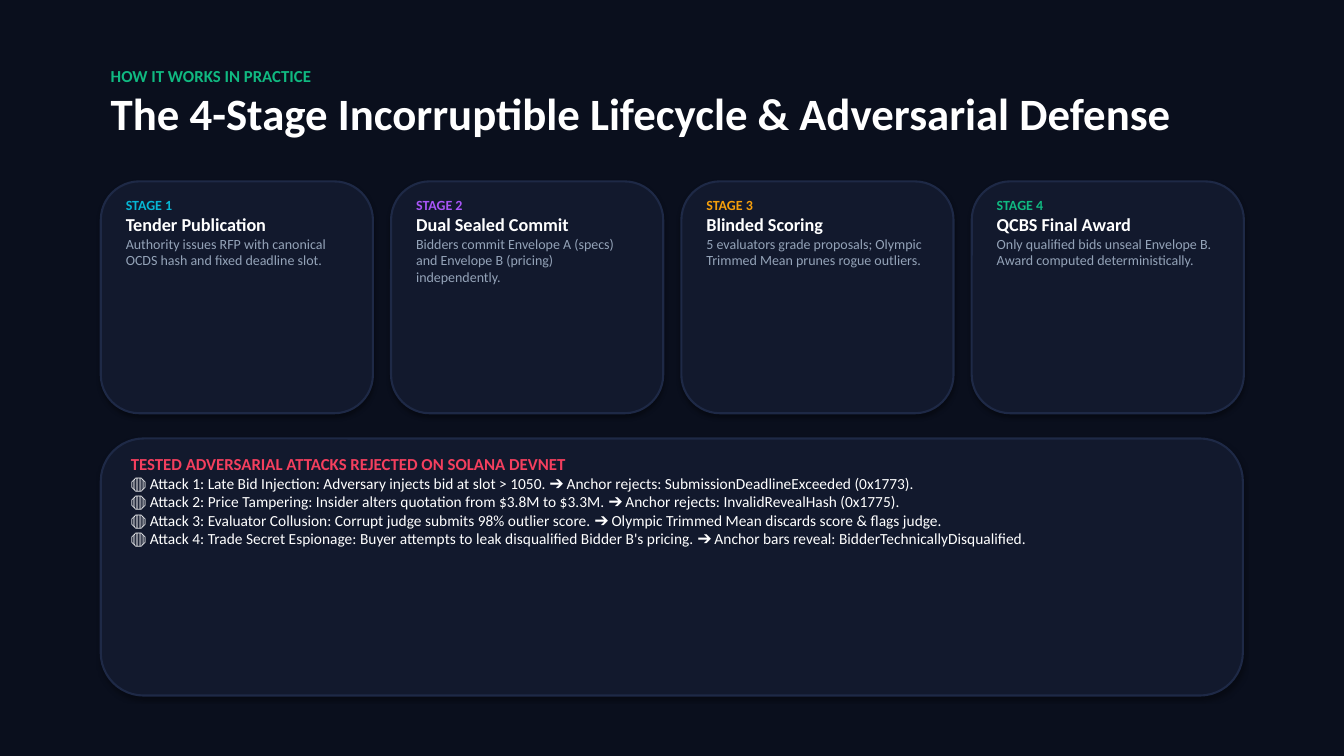
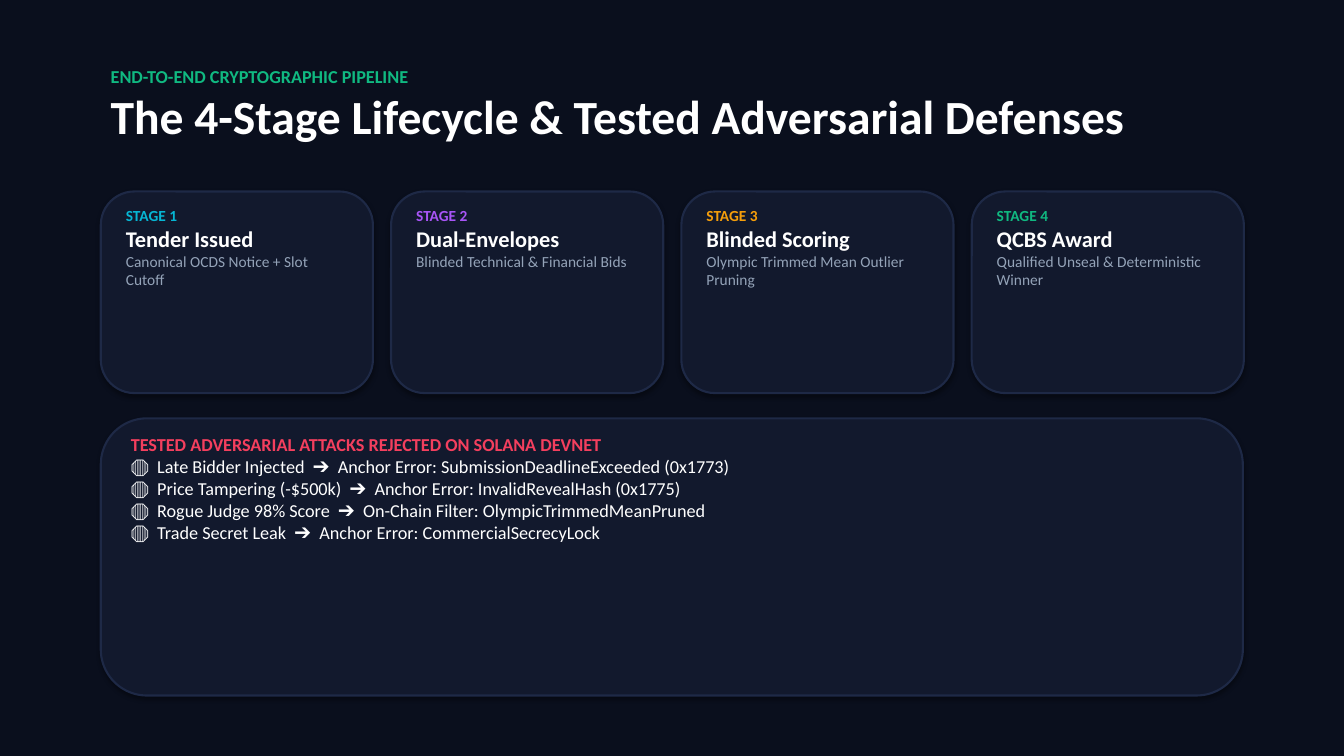
Before and after one commit to Ujjwal1396/BidTrace, a slide deck: slide 4 of BidTrace_Pitch_Deck_2Min.pptx. Drawn at 1344x756 pixels with LibreOffice and Linux fonts; fonts in the diff are those of the drawing. Boxes give left, top, right and bottom in pixels: in the first picture for what was removed or moved away, otherwise in the second. Text is boxed around its words. In the diff, an @@ line names an element or a change of style, - is before the commit and + after.

Commit message:
refactor(presentation): simplify slide deck with text-light high-impact visuals and bullet points

```diff
--- a/BidTrace_Pitch_Deck_2Min.pptx
+++ b/BidTrace_Pitch_Deck_2Min.pptx
@@ text at (x1=111, y1=71, x2=1124, y2=142): text changed; size 32 to 34 pt @@
-HOW IT WORKS IN PRACTICE
-The 4-Stage Incorruptible Lifecycle & Adversarial Defense
+END-TO-END CRYPTOGRAPHIC PIPELINE
+The 4-Stage Lifecycle & Tested Adversarial Defenses
@@ rounded rectangle resized from (x1=101, y1=181, x2=373, y2=413) to (x1=101, y1=192, x2=373, y2=393) @@
@@ text "STAGE 1" moved from (x1=126, y1=201, x2=325, y2=265) to (x1=126, y1=211, x2=308, y2=285) @@
@@ rounded rectangle resized from (x1=391, y1=181, x2=663, y2=413) to (x1=391, y1=192, x2=663, y2=393) @@
@@ text "STAGE 2" moved from (x1=416, y1=201, x2=614, y2=284) to (x1=416, y1=211, x2=627, y2=267) @@
@@ rounded rectangle resized from (x1=682, y1=181, x2=954, y2=413) to (x1=682, y1=192, x2=954, y2=393) @@
@@ text "STAGE 3" moved from (x1=706, y1=201, x2=921, y2=268) to (x1=706, y1=211, x2=904, y2=288) @@
@@ rounded rectangle resized from (x1=972, y1=181, x2=1244, y2=413) to (x1=972, y1=192, x2=1244, y2=393) @@
@@ text "STAGE 4" moved from (x1=997, y1=201, x2=1211, y2=267) to (x1=997, y1=211, x2=1201, y2=285) @@
@@ text at (x1=126, y1=231, x2=308, y2=285): text changed; size 10 to 11 pt @@
-Tender Publication
-Authority issues RFP with canonical OCDS hash and fixed deadline slot.
+Tender Issued
+Canonical OCDS Notice + Slot Cutoff
@@ text at (x1=126, y1=211, x2=177, y2=221): size 10 to 11 pt in "STAGE 1" @@
@@ text at (x1=416, y1=231, x2=627, y2=267): text changed; size 10 to 11 pt @@
-Dual Sealed Commit
-Bidders commit Envelope A (specs) and Envelope B (pricing) independently.
+Dual-Envelopes
+Blinded Technical & Financial Bids
@@ text at (x1=416, y1=211, x2=468, y2=221): size 10 to 11 pt in "STAGE 2" @@
@@ text at (x1=706, y1=211, x2=850, y2=251): size 10 to 11 pt in "STAGE 3"; size 13 to 16 pt in "Blinded Scoring" @@
@@ text at (x1=997, y1=231, x2=1201, y2=285): text changed; size 10 to 11 pt @@
-QCBS Final Award
-Only qualified bids unseal Envelope B. Award computed deterministically.
+QCBS Award
+Qualified Unseal & Deterministic Winner
@@ text at (x1=997, y1=211, x2=1048, y2=221): size 10 to 11 pt in "STAGE 4" @@
@@ text at (x1=706, y1=256, x2=904, y2=288): text changed; size 10 to 11 pt @@
-5 evaluators grade proposals; Olympic Trimmed Mean prunes rogue outliers.
+Olympic Trimmed Mean Outlier Pruning
@@ rounded rectangle resized from (x1=101, y1=439, x2=1243, y2=696) to (x1=101, y1=418, x2=1243, y2=696) @@
@@ text "TESTED ADVERSARIAL ATTACKS REJECTED ON ..." moved from (x1=131, y1=459, x2=1026, y2=547) to (x1=131, y1=439, x2=729, y2=542) @@
@@ text at (x1=131, y1=439, x2=601, y2=451): size 12 to 13 pt in "TESTED ADVERSARIAL ATTACKS REJECTED ON SOLANA DEVNET" @@
@@ text at (x1=157, y1=460, x2=729, y2=542): text changed; size 11 to 13 pt @@
-🛑 Attack 1: Late Bid Injection: Adversary injects bid at slot > 1050. ➔ Anchor rejects: SubmissionDeadlineExceeded (0x1773).
-🛑 Attack 2: Price Tampering: Insider alters quotation from $3.8M to $3.3M. ➔ Anchor rejects: InvalidRevealHash (0x1775).
-🛑 Attack 3: Evaluator Collusion: Corrupt judge submits 98% outlier score. ➔ Olympic Trimmed Mean discards score & flags judge.
-🛑 Attack 4: Trade Secret Espionage: Buyer attempts to leak disqualified Bidder B's pricing. ➔ Anchor bars reveal: BidderTechnicallyDisqualified.
+🛑 Late Bidder Injected ➔ Anchor Error: SubmissionDeadlineExceeded (0x1773)
+🛑 Price Tampering (-$500k) ➔ Anchor Error: InvalidRevealHash (0x1775)
+🛑 Rogue Judge 98% Score ➔ On-Chain Filter: OlympicTrimmedMeanPruned
+🛑 Trade Secret Leak ➔ Anchor Error: CommercialSecrecyLock
```
Also in this commit, not shown: 5 other slides changed, 3 other files.
